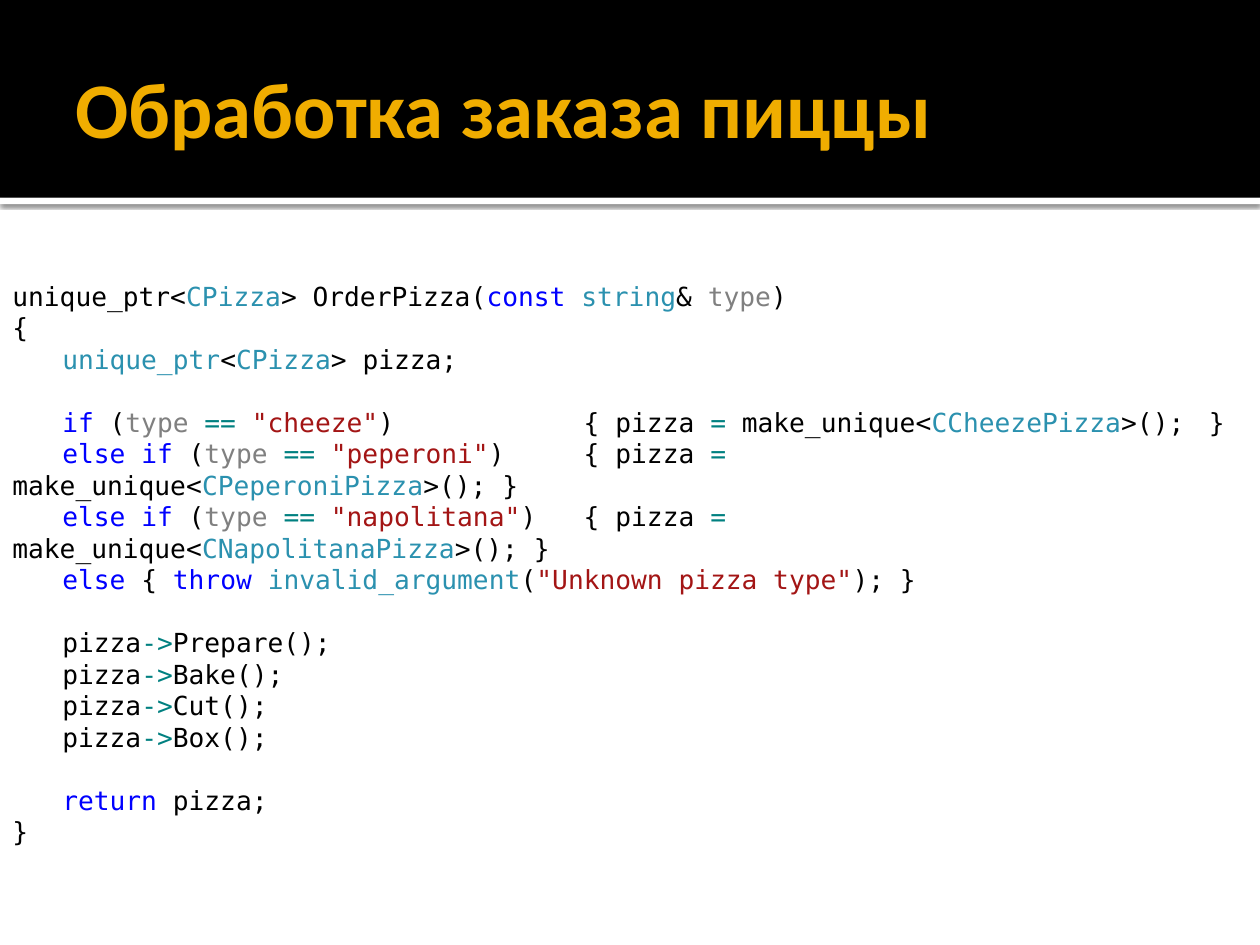
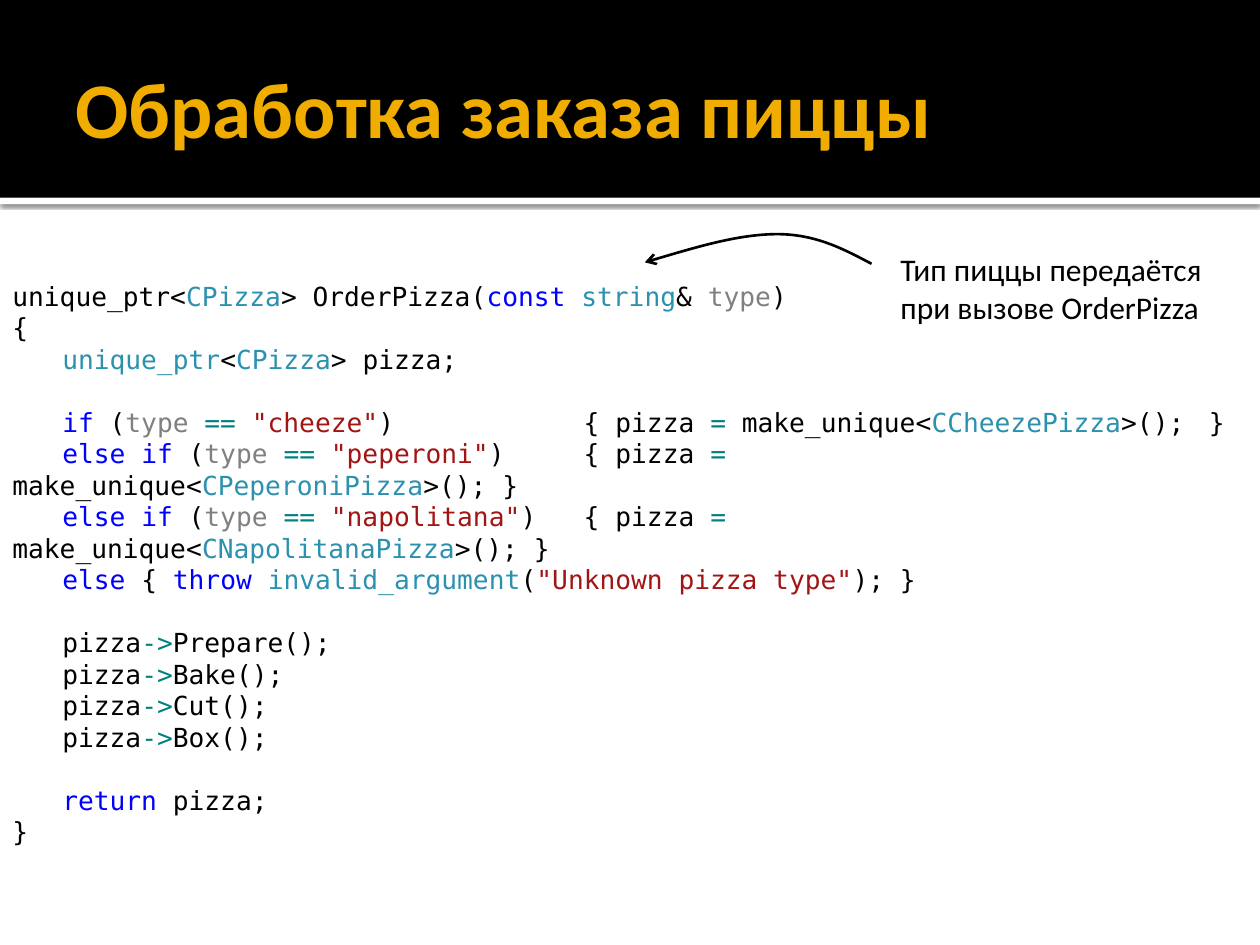
Before and after one commit to iv-sergius/ood, a slide deck: slide 7 of lectures/04.factory/factory.pptx (slide 6 before the commit). Drawn at 1260x945 pixels with LibreOffice and Linux fonts; fonts in the diff are those of the drawing. Boxes give left, top, right and bottom in pixels: in the first picture for what was removed or moved away, otherwise in the second. Text is boxed around its words. In the diff, an @@ line names an element or a change of style, - is before the commit and + after.

```diff
--- a/lectures/04.factory/factory.pptx
+++ b/lectures/04.factory/factory.pptx
@@ freeform shape added at (x1=645, y1=234, x2=872, y2=265), outline #000000 1.5 pt @@
@@ text added at (x1=900, y1=260, x2=1202, y2=324), 18 pt, text #000000 @@
+Тип пиццы передаётся при вызове OrderPizza
```
Also in this commit, not shown: 5 other slides changed, 8 slides added, 1 slide removed.
